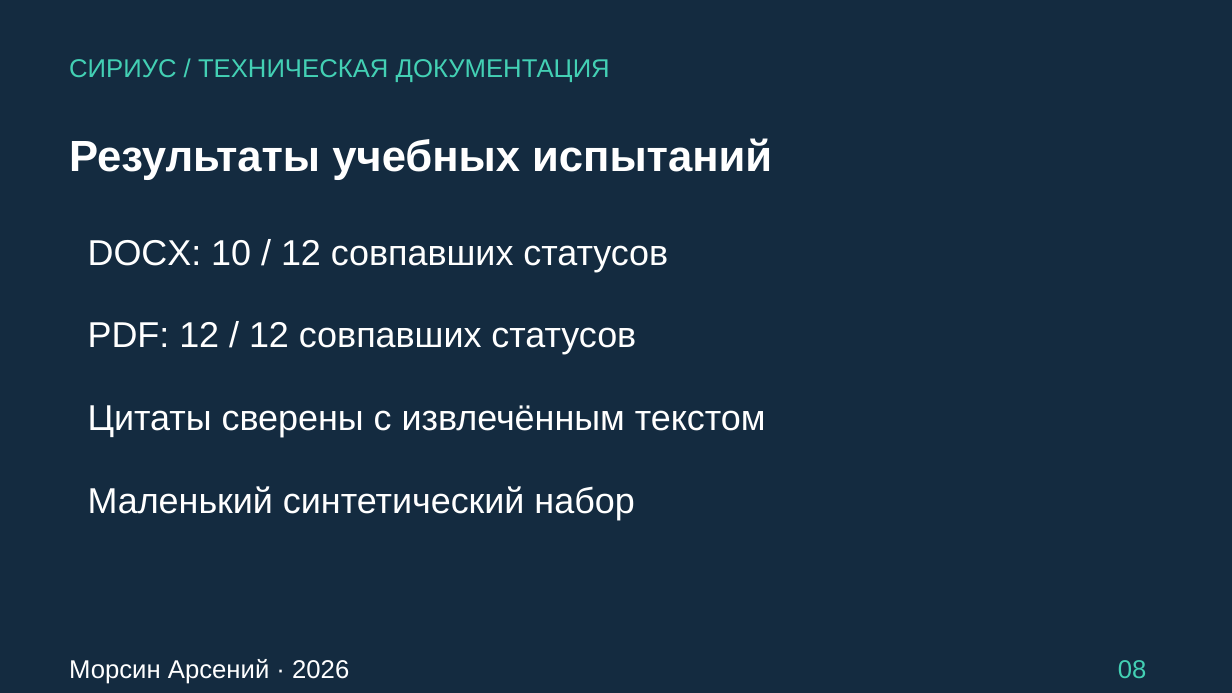
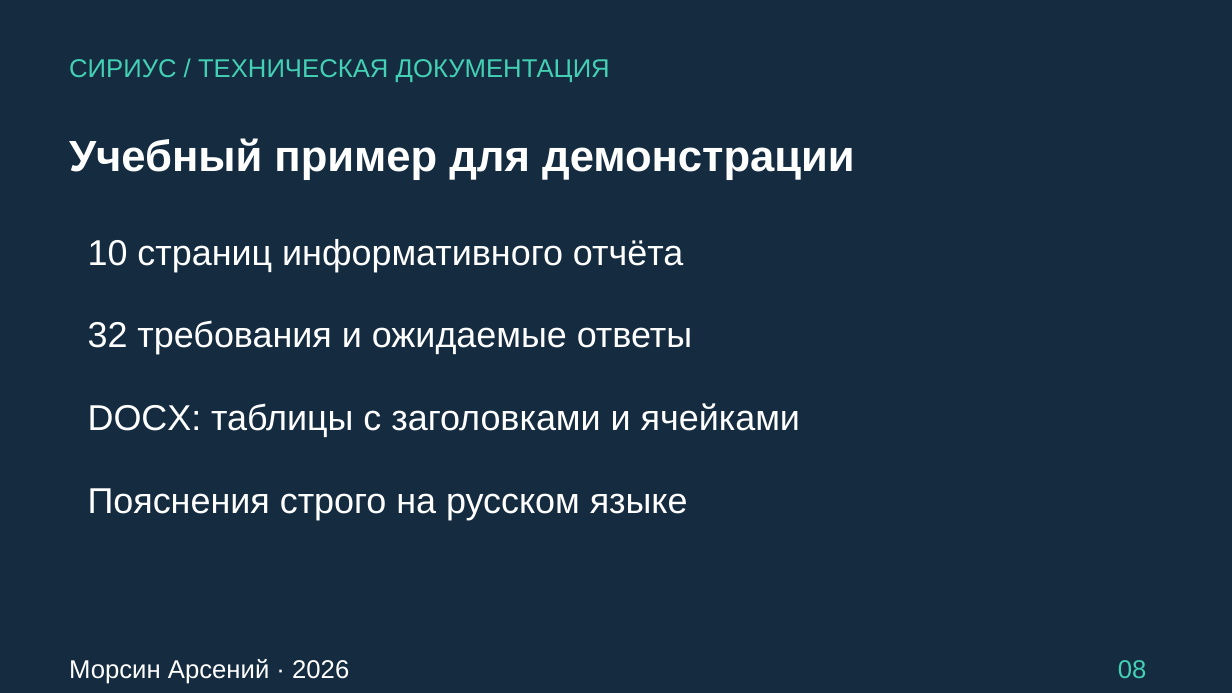
Before and after one commit to senamorsin/sirius_2026, a slide deck: slide 8 of defense/Презентация.pptx. Drawn at 1232x693 pixels with LibreOffice and Linux fonts; fonts in the diff are those of the drawing. Boxes give left, top, right and bottom in pixels: in the first picture for what was removed or moved away, otherwise in the second. Text is boxed around its words. In the diff, an @@ line names an element or a change of style, - is before the commit and + after.

```diff
--- a/defense/Презентация.pptx
+++ b/defense/Презентация.pptx
@@ text at (69, 138, 855, 180): text changed @@
-Результаты учебных испытаний
+Учебный пример для демонстрации
@@ text at (88, 239, 800, 520): text changed @@
-DOCX: 10 / 12 совпавших статусов
-PDF: 12 / 12 совпавших статусов
-Цитаты сверены с извлечённым текстом
-Маленький синтетический набор
+10 страниц информативного отчёта
+32 требования и ожидаемые ответы
+DOCX: таблицы с заголовками и ячейками
+Пояснения строго на русском языке
```
Also in this commit, not shown: 2 other slides changed, 36 other files.
